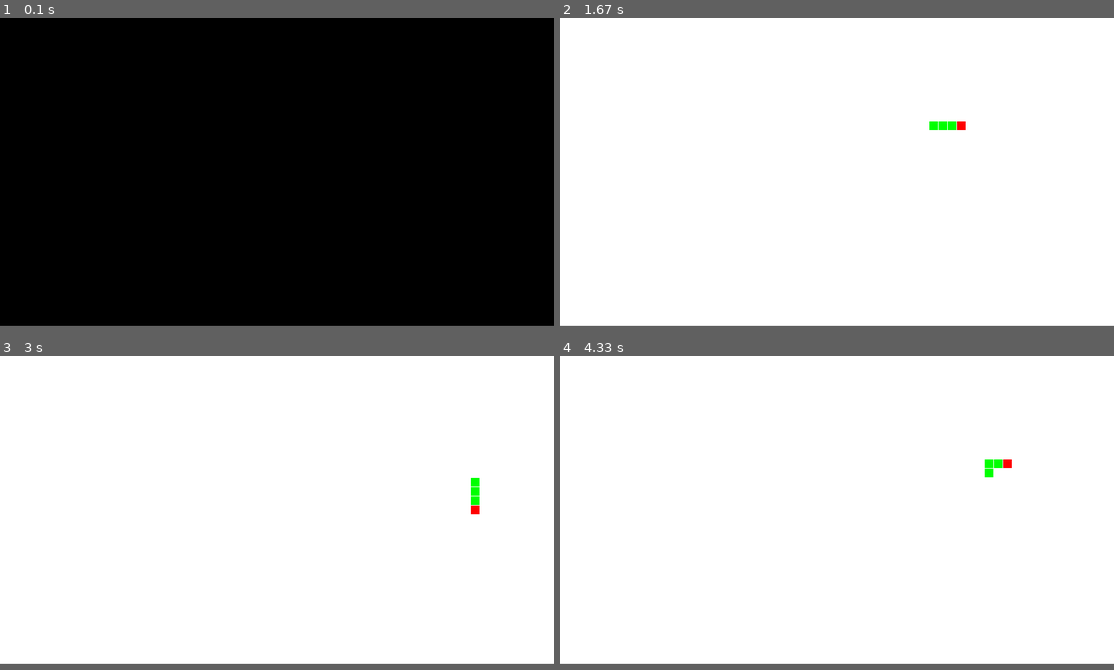
Above: before the commit, frames 1-4 (two rows, left to right).
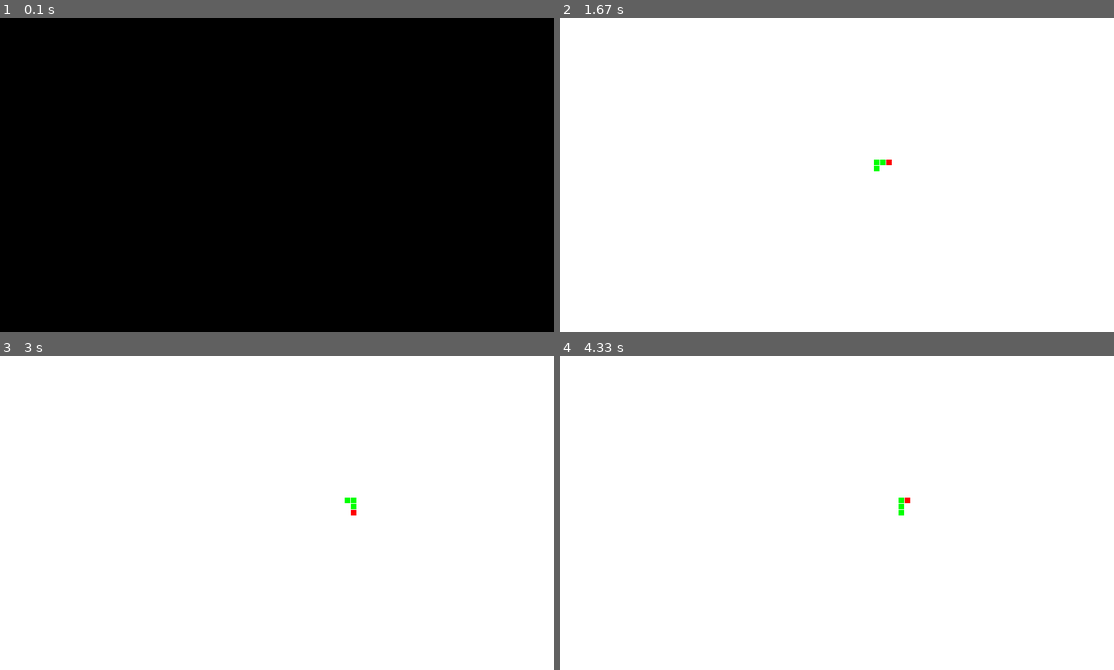
Above: after the commit, the same moments.

Repository: kaddour-khaled/pygame
Game: pygame game, started from snake.py
Two runs of this game, one before a commit and one after it. Both use one fixed random seed, a clock stepped at 60 frames per second and the inputs below.
Inputs:
- Up to frame 1 (0.1 s): no input
- Up to frame 2 (1.67 s): hold Up 0.83-1.3 s; hold Right from 1.33 s (still down)
- Up to frame 3 (3 s): release Right at 1.83 s; hold Down 2.43-2.98 s
- Up to frame 4 (4.33 s): hold Left 3.02-3.57 s; hold Up 3.6-4.15 s; hold Right from 4.18 s (still down)
In our replay, the window is 900x500 before the commit and 900x510 after it. These sizes can differ from the game's own. Grey fills any space a smaller window leaves; there, only what the larger window draws over its background counts as a difference.

The runs differ from the first frame. In frame 1, only the window size differs. In frame 2, 0.2% of the frame differs, in the area x 56-74%, y 32-49%; in frame 3, 0.2%; in frame 4, 0.2%.

Commit message:
connditions of erea

Diff:
--- a/snake.py
+++ b/snake.py
@@ -2,12 +2,13 @@
 
 # initialize Global variabel
 
-WIDTH, HEIGHT = 900, 500
-UNIT_WIDTH = UNIT_HEIGHT = 15
-FPS = 10
+WIDTH, HEIGHT = 900, 510
+UNIT_WIDTH = UNIT_HEIGHT = 10
+FPS = 5
 
 BASE_LENGTH_SNAKE = 4
 
+LOSE_EVENT = pygame.USEREVENT + 1
 
 
 HEAD_COLOR = (255, 0, 0)
@@ -34,13 +35,22 @@
     # move the snake
     # remove the queue of the snake (index = len(snake) -1) and add to the head of the snake (index = 0)
 
-    new_head = snake.pop(len(snake)-1)
+
     old_head = snake[0]
 
-    new_head.x = old_head.x+(UNIT_WIDTH * DX)
-    new_head.y = old_head.y+ (UNIT_HEIGHT * DY)
+    new_x_pos = old_head.x + (UNIT_WIDTH * DX)
+    new_y_pos = old_head.y + (UNIT_HEIGHT * DY)
 
-    snake.insert(0, new_head)
+    if new_x_pos < 0 or new_y_pos < 0 or new_x_pos + UNIT_WIDTH > WIDTH or new_y_pos + UNIT_HEIGHT > HEIGHT:
+        pygame.event.post(pygame.event.Event(LOSE_EVENT))
+    else:
+        new_head = snake.pop(len(snake)-1)
+        new_head.x = new_x_pos
+        new_head.y = new_y_pos
+        snake.insert(0, new_head)
+
+
+    print(DX, DY)
 
 def draw_window(snake):
     # draw window and objects
@@ -77,21 +87,21 @@
                 run = False
             if event.type == pygame.KEYDOWN:
                 if event.key == pygame.K_UP and DY == 0:
-                    print("up")
                     DY = -1
                     DX = 0
                 if event.key == pygame.K_DOWN and DY == 0:
-                    print("down")
                     DY = 1
                     DX= 0
                 if event.key == pygame.K_LEFT and DX == 0:
-                    print("left")
                     DX = -1
                     DY = 0
                 if event.key == pygame.K_RIGHT and DX == 0:
-                    print("right")
                     DX = 1
                     DY = 0
+            if event.type == LOSE_EVENT:
+                print("lose")
+                pygame.time.delay(1000)
+                run = False
         move_snake(snake, DX, DY)
         draw_window(snake)
 
